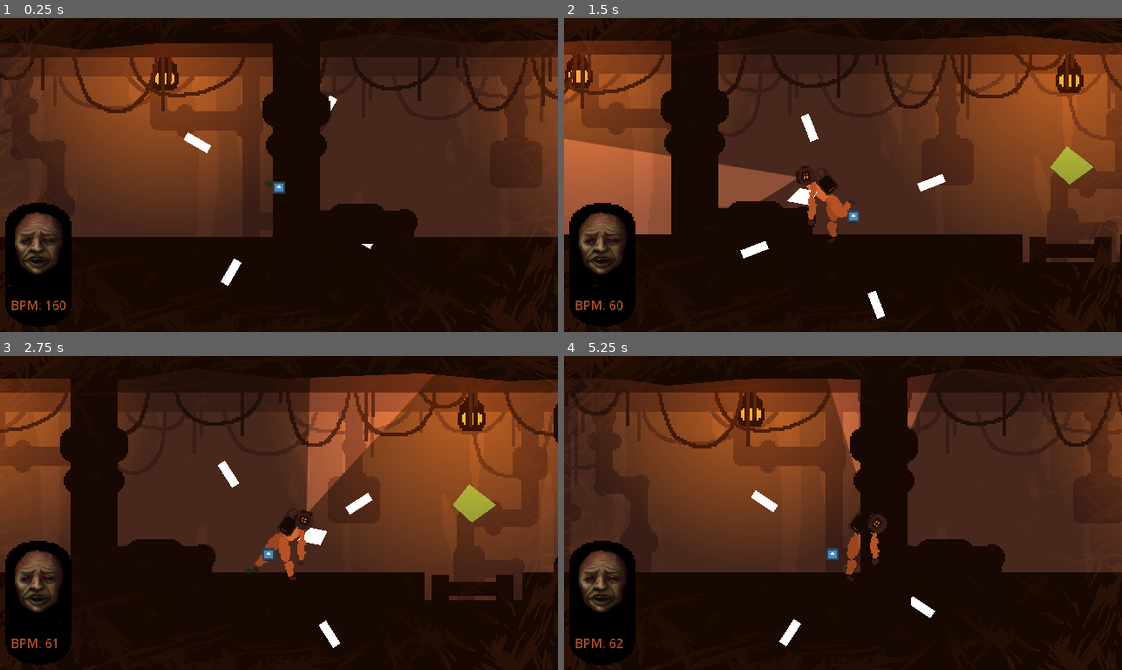
Above: before the commit, frames 1-4 (two rows, left to right).
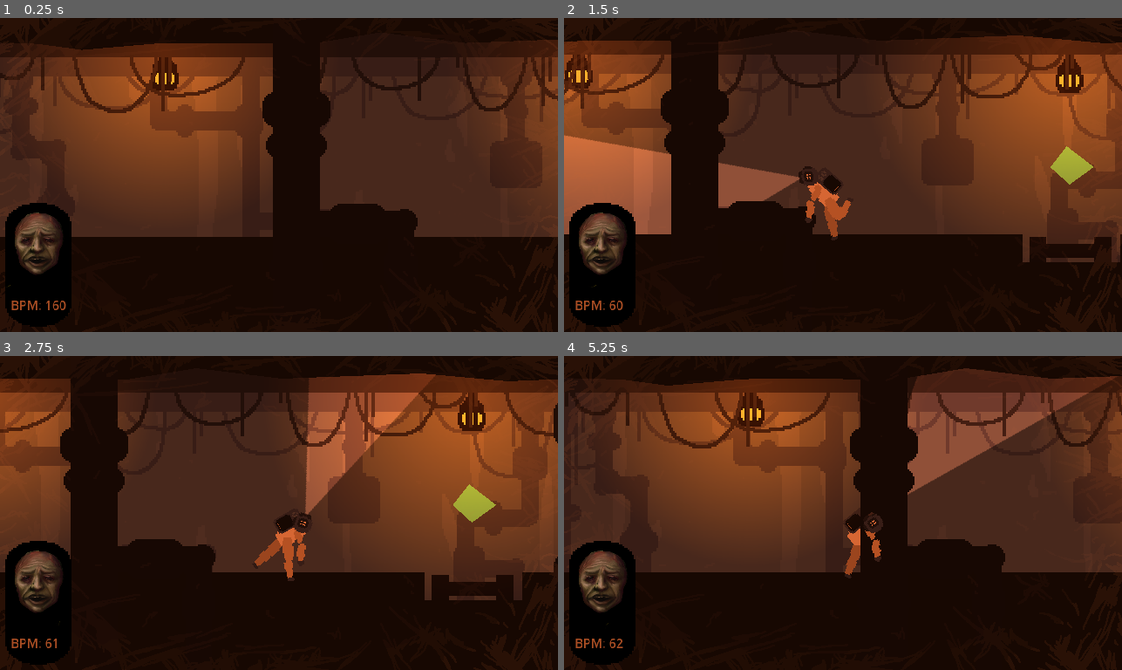
Above: after the commit, the same moments.

Repository: Parker-Vetter/SubwayUnderSea
Game: Godot game, scene res://Scenes/MainScene.tscn
Same seed, same stepped clock (60 frames per second), same inputs: the game is played once before the commit and once after it. The engine's default icon, where the game draws it, is replaced by a stand-in: a white triangle on a blue panel in a dark square.
Inputs (mouse positions are in pixels of both pictures, inside the frame that each line leads up to):
- Up to frame 1 (0.25 s): no input
- Up to frame 2 (1.5 s): move the mouse to (965, 159) at 0.52 s; hold D (right) 0.53-1.28 s; tap Space (interact) at 0.6 s; move the mouse to (731, 190) at 1.27 s; hold S (down) from 1.28 s (still down); click (731, 190) at 1.35 s
- Up to frame 3 (2.75 s): move the mouse to (334, 443) at 2.02 s; release S (down) at 2.03 s; hold D (right) from 2.03 s (still down); tap Space (interact) at 2.1 s
- Up to frame 4 (5.25 s): move the mouse to (815, 575) at 2.77 s; release D (right) at 2.78 s; hold W (up) 2.78-3.53 s; click (815, 575) at 2.85 s; tap Enter at 3.5 s; move the mouse to (1010, 560) at 3.52 s; hold A (left) 3.53-5.03 s; tap Space (interact) at 3.6, 5.1 s; move the mouse to (675, 465) at 4.27 s; click (675, 465) at 4.35 s; move the mouse to (870, 513) at 5.02 s; hold S (down) from 5.03 s (still down)

The runs differ from the first frame. In frame 1, 0.4% of the frame differs, in the area x 32-67%, y 24-86%; in frame 2, 1.5%; in frame 3, 1.3%; in frame 4, 8.4%, in the area x 33-100%, y 3-93%.

Commit message:
Tweaks to player

Diff:
--- a/subwaysea/Scenes/player.tscn
+++ b/subwaysea/Scenes/player.tscn
@@ -61,7 +61,7 @@
 
 [node name="UpperBody" type="RigidBody2D" parent="."]
 top_level = true
-position = Vector2(0, -48)
+position = Vector2(3, -48)
 mass = 0.2
 physics_material_override = SubResource("PhysicsMaterial_08nli")
 lock_rotation = true
@@ -78,7 +78,7 @@
 texture_mode = 2
 
 [node name="Shoulder_pos" type="Marker2D" parent="UpperBody/Line2D"]
-position = Vector2(0, -19)
+position = Vector2(3, -13)
 
 [node name="RShoulder" type="Node2D" parent="UpperBody/Line2D"]
 z_index = 2
@@ -102,7 +102,7 @@
 polygon = PackedVector2Array(0.977531, 0.210789, 2.08945, 4.54249, 15.9999, 0.0684967, 3.98653, -4.2553)
 
 [node name="Sprite2D" type="Sprite2D" parent="UpperBody/Line2D/RShoulder/RForearm/RHand"]
-position = Vector2(-0.409834, -6.06894)
+position = Vector2(-8.09563, -11.3341)
 scale = Vector2(1.15423, 1.15423)
 texture = ExtResource("5_jruwp")
 
@@ -111,9 +111,9 @@
 polygon = PackedVector2Array(0.977531, 0.210789, 4.98306, 4.91436, 24, 0.995724, 5.02587, -5.08555)
 
 [node name="Sprite2D" type="Sprite2D" parent="UpperBody/Line2D/RShoulder/RForearm"]
-position = Vector2(14.2962, 3.53534)
+position = Vector2(10.2543, -0.886327)
 rotation = -1.57079
-scale = Vector2(1.66393, 1.66393)
+scale = Vector2(1.66393, 1.31296)
 texture = ExtResource("6_j3peh")
 
 [node name="Polygon2D" type="Polygon2D" parent="UpperBody/Line2D/RShoulder"]
@@ -121,9 +121,9 @@
 polygon = PackedVector2Array(0.977531, 0.210789, 2.08945, 4.54249, 13.8962, 1.97348, 3.98653, -4.2553)
 
 [node name="Sprite2D" type="Sprite2D" parent="UpperBody/Line2D/RShoulder"]
-position = Vector2(7.5119, 2.9277)
-rotation = -1.57079
-scale = Vector2(1.22476, 1.22476)
+position = Vector2(5.12285, 3.2797)
+rotation = -1.78237
+scale = Vector2(1.55529, 1.22476)
 texture = ExtResource("6_j3peh")
 
 [node name="LaIKTwoBone" type="Node2D" parent="UpperBody/Line2D" node_paths=PackedStringArray("bone_one", "bone_two", "target")]
@@ -146,7 +146,7 @@
 position = Vector2(0, -19)
 
 [node name="Head" type="Polygon2D" parent="UpperBody/Line2D"]
-position = Vector2(0, -29)
+position = Vector2(0, -26)
 color = Color(1, 1, 1, 0)
 offset = Vector2(4.61261, -11.5315)
 polygon = PackedVector2Array(-3.61261, -3.46853, 3.38739, 3.53147, 3.38739, 14.5315, -11.6126, 14.5315, -15.6126, 2.53147)
@@ -163,22 +163,20 @@
 
 [node name="BodySprite" type="Sprite2D" parent="UpperBody/Line2D"]
 texture_filter = 3
-position = Vector2(-3, -8.63262)
-scale = Vector2(1.2849, 1.7853)
+position = Vector2(-5, -2)
+scale = Vector2(1.86668, 2.02265)
 texture = ExtResource("4_gitg4")
 
-[node name="OxyTank" type="Marker2D" parent="UpperBody/Line2D"]
-position = Vector2(-11, -16)
-
-[node name="TextureProgressBar" type="TextureProgressBar" parent="UpperBody/Line2D/OxyTank"]
+[node name="TextureProgressBar" type="TextureProgressBar" parent="UpperBody/Line2D"]
 anchors_preset = -1
 anchor_left = 0.005
 anchor_top = 0.003
 anchor_right = 1.002
 anchor_bottom = 0.989
-offset_left = -9.0
-offset_right = 55.0
-offset_bottom = 64.0
+offset_left = -21.2365
+offset_top = -13.0
+offset_right = 42.7635
+offset_bottom = 51.0
 grow_horizontal = 2
 grow_vertical = 2
 scale = Vector2(0.209589, 0.269874)
@@ -187,10 +185,11 @@
 fill_mode = 3
 texture_under = SubResource("GradientTexture2D_l35ti")
 texture_progress = ExtResource("9_jr6uk")
-
-[node name="Sprite2D" type="Sprite2D" parent="UpperBody/Line2D/OxyTank"]
+metadata/_edit_use_anchors_ = true
+
+[node name="Sprite2D" type="Sprite2D" parent="UpperBody/Line2D"]
 texture_filter = 1
-position = Vector2(-11.7635, -36)
+position = Vector2(-24, -49)
 scale = Vector2(1.86364, 1.86364)
 texture = ExtResource("10_4mtd4")
 centered = false
@@ -229,6 +228,7 @@
 position = Vector2(7, 17)
 
 [node name="Polygon2D" type="Polygon2D" parent="Thigh/LeftFeet/LerpPosition"]
+visible = false
 color = Color(0.176471, 0.403922, 0, 0.505882)
 polygon = PackedVector2Array(-1, -5, -6, -1, 0, 4, 7, -1)
 
@@ -237,6 +237,7 @@
 position = Vector2(30, 1)
 
 [node name="Polygon2D" type="Polygon2D" parent="Thigh/LeftFeet/LeftLerpMover"]
+visible = false
 color = Color(0.176471, 0.403922, 0, 0.505882)
 polygon = PackedVector2Array(-1, -5, -6, -1, 0, 4, 7, -1)
 
@@ -271,7 +272,7 @@
 polygon = PackedVector2Array(-0.906404, -0.422411, 4.82612, 3.27239, 12.0827, -0.095479, 13.1199, -4.9867, 6.28438, -0.711765)
 
 [node name="Sprite2D" type="Sprite2D" parent="Thigh/LeftFeet/LeftThigh/LeftCalf/LeftFoot"]
-position = Vector2(0.171682, -23.3446)
+position = Vector2(-4.10228, -24.6611)
 texture = ExtResource("10_ue5gc")
 
 [node name="Polygon2D2" type="Polygon2D" parent="Thigh/LeftFeet/LeftThigh/LeftCalf"]
@@ -280,9 +281,9 @@
 polygon = PackedVector2Array(-0.906404, -0.422411, 5.984, 6.0985, 21.9071, -5.39244, 19.7102, -5.80911, 6.0985, -5.984)
 
 [node name="Sprite2D" type="Sprite2D" parent="Thigh/LeftFeet/LeftThigh/LeftCalf"]
-position = Vector2(-21.0754, 9.21937)
-rotation = 4.43978
-scale = Vector2(1.56761, 1.74968)
+position = Vector2(-25.1934, 9.01398)
+rotation = 4.50772
+scale = Vector2(1.56761, 1.90314)
 texture = ExtResource("11_dlhgw")
 
 [node name="Polygon2D" type="Polygon2D" parent="Thigh/LeftFeet/LeftThigh"]
@@ -290,9 +291,10 @@
 polygon = PackedVector2Array(-0.906404, -0.422411, 5.984, 6.0985, 28.213, 1.01224, 28.5739, -2.12939, 6.0985, -5.984)
 
 [node name="Sprite2D" type="Sprite2D" parent="Thigh/LeftFeet/LeftThigh"]
-position = Vector2(34.1134, -1.1292)
+z_index = -1
+position = Vector2(38.272, -3.90511)
 rotation = 1.64639
-scale = Vector2(1.73958, 2.01036)
+scale = Vector2(1.47397, 2.01036)
 texture = ExtResource("12_j47vb")
 
 [node name="RightFeet" type="Node2D" parent="Thigh"]
@@ -303,6 +305,7 @@
 position = Vector2(7, 17)
 
 [node name="Polygon2D" type="Polygon2D" parent="Thigh/RightFeet/LerpPosition"]
+visible = false
 color = Color(0.176471, 0.403922, 0, 0.505882)
 polygon = PackedVector2Array(-1, -5, -6, -1, 0, 4, 7, -1)
 
@@ -311,6 +314,7 @@
 position = Vector2(-20, 5)
 
 [node name="Polygon2D" type="Polygon2D" parent="Thigh/RightFeet/RightLerpMover"]
+visible = false
 color = Color(0.176471, 0.403922, 0, 0.505882)
 polygon = PackedVector2Array(-1, -5, -6, -1, 0, 4, 7, -1)
 
@@ -345,7 +349,7 @@
 polygon = PackedVector2Array(-0.906404, -0.422411, 4.82612, 3.27239, 12.0827, -0.095479, 13.1199, -4.9867, 6.28438, -0.711765)
 
 [node name="Sprite2D" type="Sprite2D" parent="Thigh/RightFeet/RightThigh/RightCalf/RightFoot"]
-position = Vector2(0.171682, -23.3446)
+position = Vector2(-1.64403, -21.5243)
 texture = ExtResource("10_ue5gc")
 
 [node name="Polygon2D2" type="Polygon2D" parent="Thigh/RightFeet/RightThigh/RightCalf"]
@@ -355,9 +359,9 @@
 polygon = PackedVector2Array(-0.906404, -0.422411, 5.984, 6.0985, 13.4483, 0.893899, 20.6846, -4.14119, 6.0985, -5.984)
 
 [node name="Sprite2D" type="Sprite2D" parent="Thigh/RightFeet/RightThigh/RightCalf"]
-position = Vector2(-21.0754, 9.21937)
+position = Vector2(-25.8396, 11.2699)
 rotation = 4.43978
-scale = Vector2(1.44786, 1.74968)
+scale = Vector2(1.44786, 2.03002)
 texture = ExtResource("11_dlhgw")
 
 [node name="Polygon2D" type="Polygon2D" parent="Thigh/RightFeet/RightThigh"]
@@ -366,7 +370,7 @@
 polygon = PackedVector2Array(-0.906404, -0.422411, 5.984, 6.0985, 28.213, 1.01224, 28.5739, -2.12939, 6.0985, -5.984)
 
 [node name="Sprite2D" type="Sprite2D" parent="Thigh/RightFeet/RightThigh"]
-position = Vector2(34.1134, -1.1292)
+position = Vector2(34.9784, -5.14907)
 rotation = 1.64639
 scale = Vector2(1.66077, 2.01036)
 texture = ExtResource("12_j47vb")
@@ -405,6 +409,7 @@
 target_position = Vector2(1, 107)
 
 [node name="Polygon2D" type="Polygon2D" parent="Thigh/CrouchMoving"]
+visible = false
 polygon = PackedVector2Array(-1, -9, 19, -5, 11, 11, -16, 6)
 
 [node name="CrouchAnchor" type="Marker2D" parent="Thigh"]
@@ -419,6 +424,7 @@
 target_position = Vector2(0, 105)
 
 [node name="StrideCircle" type="CollisionShape2D" parent="."]
+visible = false
 top_level = true
 shape = SubResource("CircleShape2D_6vgp0")
 disabled = true
@@ -440,6 +446,7 @@
 points = PackedVector2Array(-1, 93, -1, 124)
 
 [node name="SpineOffset" type="Sprite2D" parent="."]
+visible = false
 top_level = true
 z_index = 1
 scale = Vector2(0.113683, 0.113683)
--- a/subwaysea/Scripts/player.gd
+++ b/subwaysea/Scripts/player.gd
@@ -116,7 +116,9 @@
 
 
 	$UpperBody/Line2D.global_position = upper_body.global_position + Vector2(0,12) + (spine_offset.position - global_position)
-	$UpperBody/Line2D.rotation = upper_body.global_rotation + (linear_velocity.x * .001)
+	# torso tilt while moving, disabled for ladder movement
+	if cur_state != STATES.CUTSCENE:
+		$UpperBody/Line2D.rotation = upper_body.global_rotation + (linear_velocity.x * .0019)
 
 	upper_body.apply_central_force((upper_body.global_position - (spine)) * -100)
 	apply_central_force((spine.x - upper_body.global_position.x) * Vector2(-50, 0.0))
@@ -157,6 +159,8 @@
 	walk_run_ratio = min(abs(circle_speed)/3, 1)
 	if walking_backwards:
 		walk_run_ratio = 0
+	else:
+		walk_run_ratio = 0.5
 
 	#print(walk_run_ratio)
 	if abs(circle_speed) > 2:
@@ -292,6 +296,6 @@
 
 #region offsets
 	#$UpperBody/Line2D.rotation = 0 + (spine_offset.position - global_position).length() * .01
-	$UpperBody/Line2D/OxyTank.rotation = lerp($UpperBody/Line2D/OxyTank.rotation, (-$UpperBody/Line2D.rotation * direction) + 0 + (spine_offset.position - global_position).length() * .05, delta * 12)
+	#$UpperBody/Line2D/OxyTank.rotation = lerp($UpperBody/Line2D/OxyTank.rotation, (-$UpperBody/Line2D.rotation * direction) + 0 + (spine_offset.position - global_position).length() * .05, delta * 12)
 
 #endregion
--- a/subwaysea/Scripts/playerUIFollow.gd
+++ b/subwaysea/Scripts/playerUIFollow.gd
@@ -1,6 +1,6 @@
 extends Control
 
-@onready var playerPosition = get_parent().find_child("Player").find_child("UpperBody").find_child("Line2D").find_child("OxyTank").find_child('TextureProgressBar')
+@onready var playerPosition = get_parent().find_child("Player").find_child("UpperBody").find_child("Line2D").find_child('TextureProgressBar')
 
 var offset = Vector2(0 , 0)
 
Not shown: 1 places in subwaysea/Scenes/player.tscn that only renumber resources
